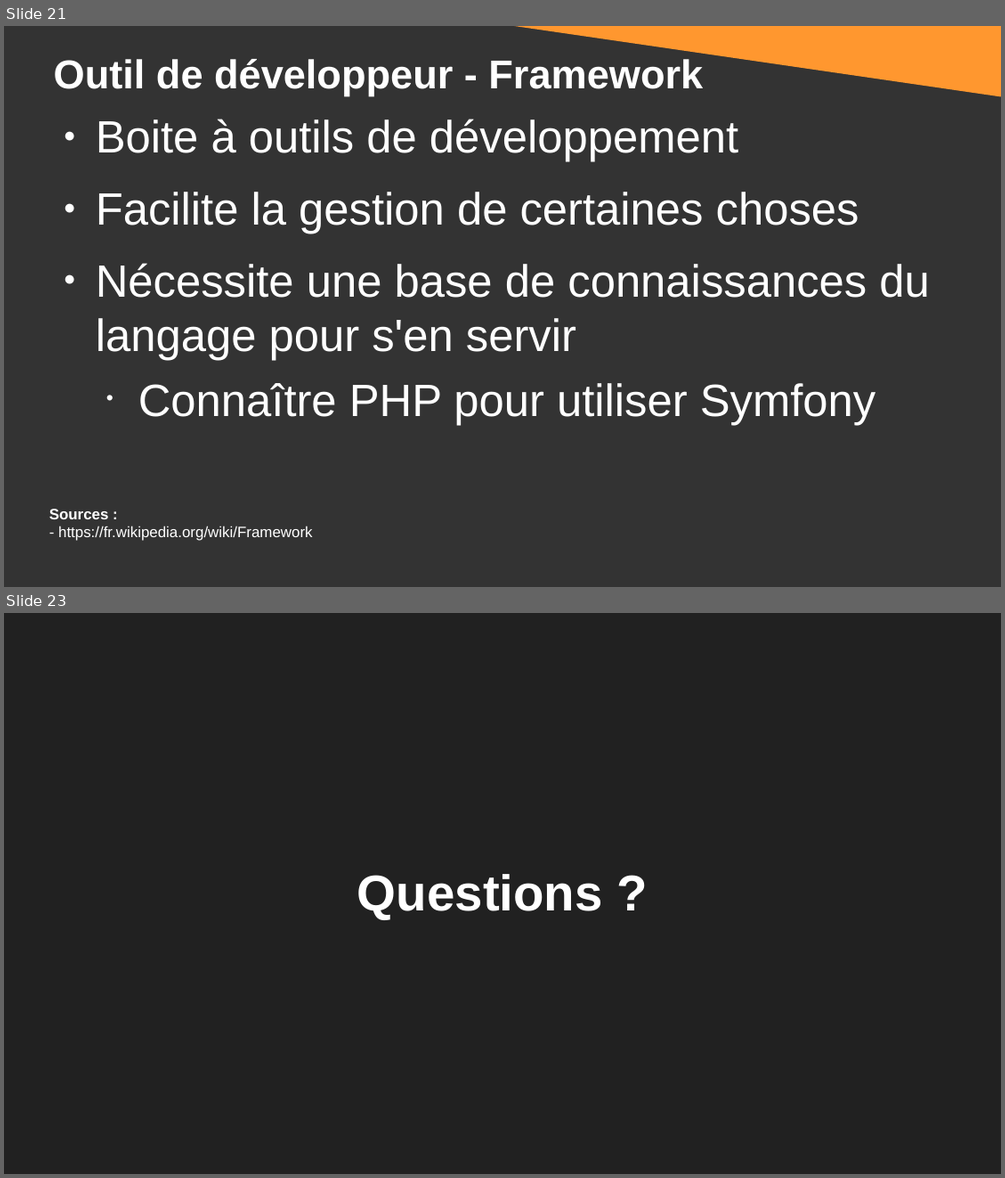
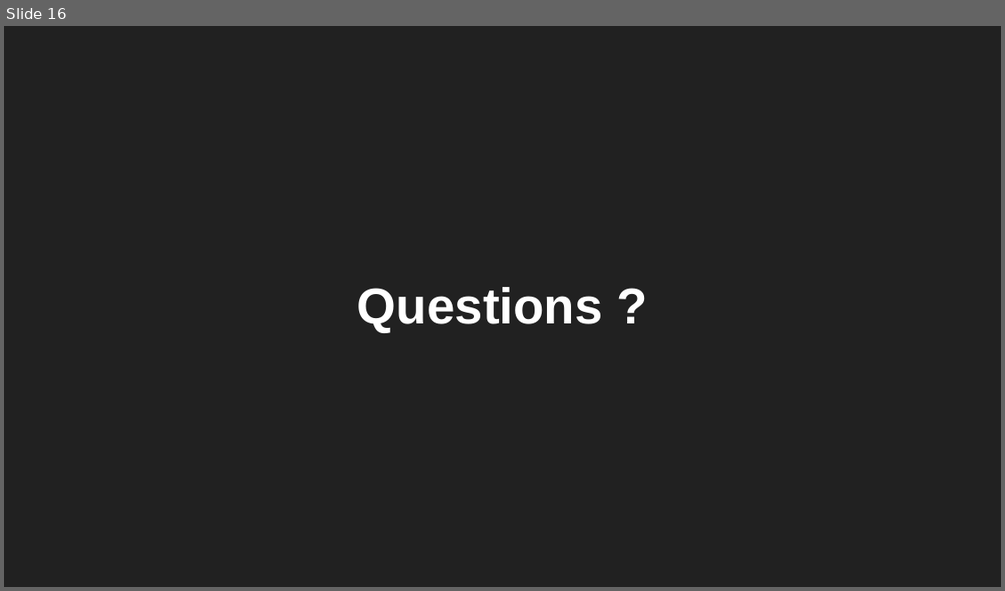
Before and after one commit to DanYellow/cours, a slide deck: integration-web-s2/cours-magistraux/numero-1/presentation.odp. Shown one above the other, each under a label of ours: slides 21 and 23 before the commit, slide 16 after it; the slides between them are not shown. The pictures are 1005x1178 and 1005x591 pixels, drawn with LibreOffice and Linux fonts; fonts in the diff are those of the drawing. Boxes give left, top, right and bottom in pixels: in the first picture for what was removed or moved away, otherwise in the second. Text is boxed around its words. In the diff, an @@ line names an element or a change of style, - is before the commit and + after.

```diff
--- a/integration-web-s2/cours-magistraux/numero-1/presentation.odp
+++ b/integration-web-s2/cours-magistraux/numero-1/presentation.odp
@@ slide 21 removed at bbox=[4, 26, 1001, 587], background #333333 @@
@@ right triangle removed at bbox=[486, 26, 1001, 97] @@
@@ title removed at bbox=[54, 59, 703, 95] @@
-Outil de développeur - Framework
@@ text removed at bbox=[96, 119, 929, 425] @@
-● Boite à outils de développement
-● Facilite la gestion de certaines choses
-● Nécessite une base de connaissances du langage pour s'en servir
-  • Connaître PHP pour utiliser Symfony
@@ text removed at bbox=[49, 508, 313, 540] @@
-Sources :
-- https://fr.wikipedia.org/wiki/Framework
@@ what was slide 23 is now slide 16 @@
```
Also in this commit, not shown: 1 slide changed, 14 slides added, 20 other slides removed, 10 other files.
